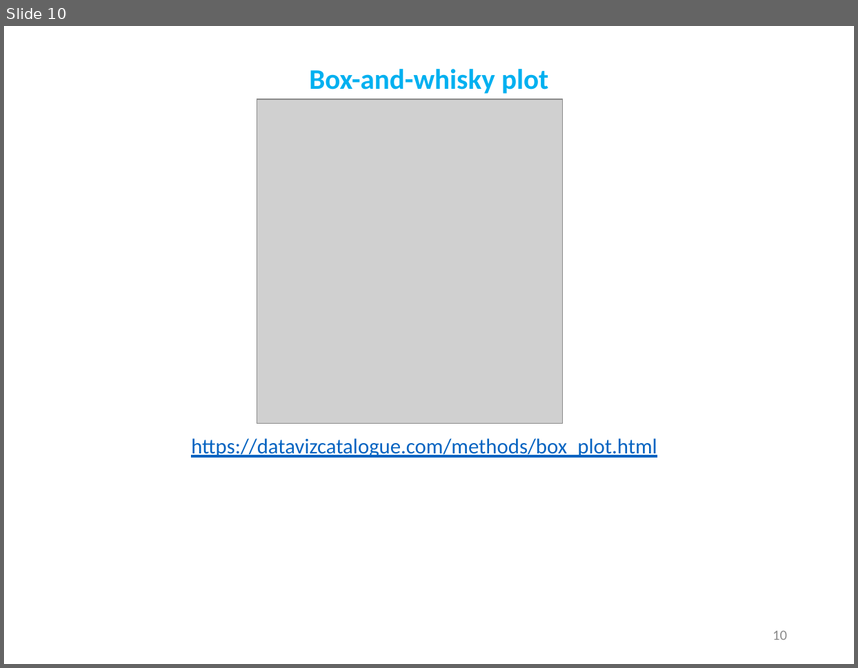
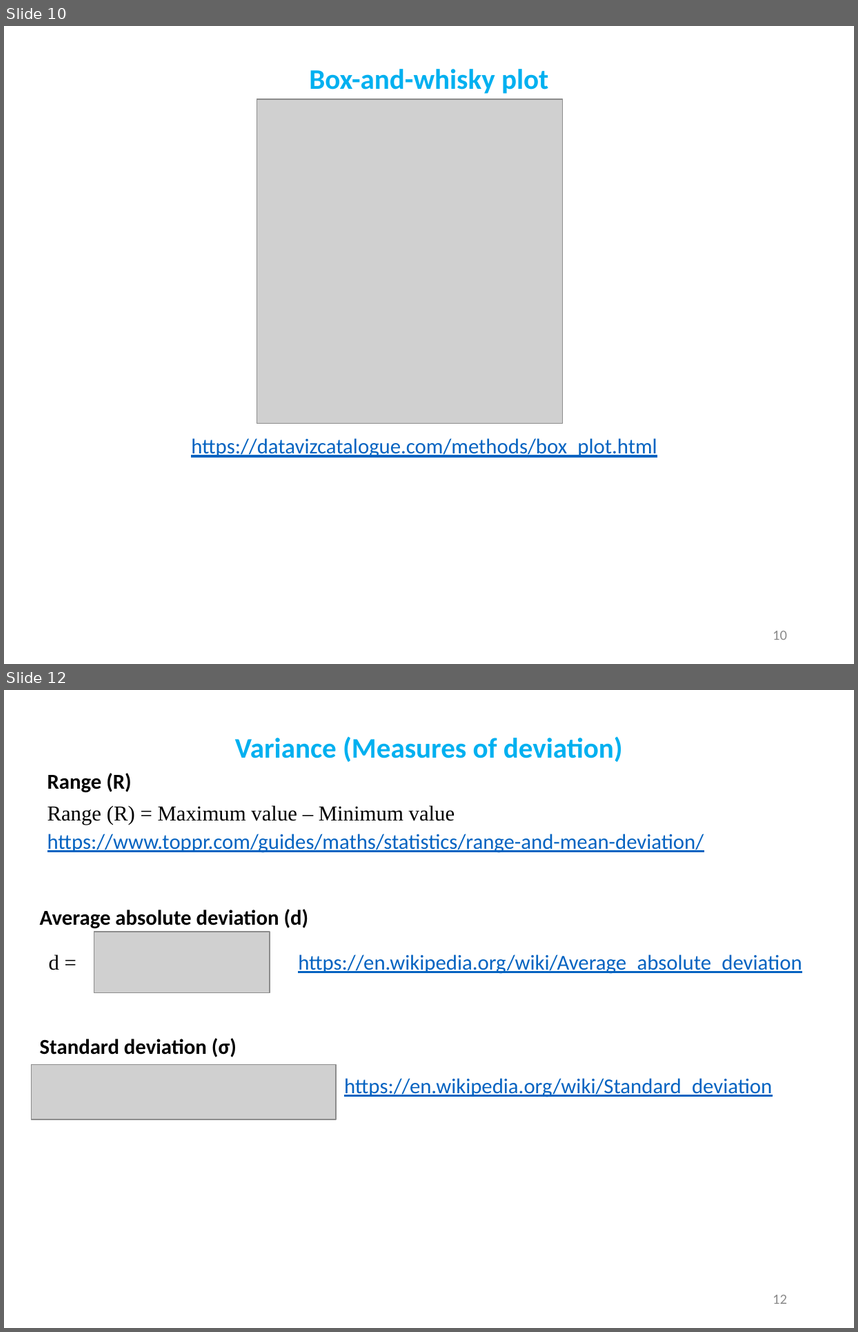
Before and after one commit to demydd/Exploratory-Analysis-, a slide deck: Exploratory_Analysis.pptx. Shown one above the other, each under a label of ours: slide 10 before the commit, slides 10 and 12 after it; the slides between them are not shown. The pictures are 858x668 and 858x1332 pixels, drawn with LibreOffice and Linux fonts; fonts in the diff are those of the drawing; grey boxes stand for pictures. Boxes give left, top, right and bottom in pixels: in the first picture for what was removed or moved away, otherwise in the second. Text is boxed around its words. In the diff, an @@ line names an element or a change of style, - is before the commit and + after.

Commit message:
Grouping and variance are added.

```diff
--- a/Exploratory_Analysis.pptx
+++ b/Exploratory_Analysis.pptx
@@ slide 12 added at (4,690,854,1328), background #FFFFFF @@
@@ title added at (235,736,623,762), 24 pt, text #00B0F0, bold @@
+Variance (Measures of deviation)
@@ text added at (47,773,131,793), 18 pt, text #000000, bold @@
+Range (R)
@@ text added at (47,805,455,825), 18 pt, text #000000 @@
+Range (R) = Maximum value – Minimum value
@@ text added at (47,834,704,853), 18 pt, text #0563C1, underline @@
+https://www.toppr.com/guides/maths/statistics/range-and-mean-deviation/
@@ text added at (40,909,309,929), 18 pt, text #000000, bold @@
+Average absolute deviation (d)
@@ picture added at (94,931,270,993) @@
@@ text added at (49,954,59,970), 18 pt, text #000000 @@
+d =
@@ text added at (298,954,802,974), 18 pt, text #0563C1, underline @@
+https://en.wikipedia.org/wiki/Average_absolute_deviation
@@ text added at (40,1038,237,1057), 18 pt, text #000000, bold @@
+Standard deviation (σ)
@@ picture added at (31,1064,335,1119) @@
@@ text added at (344,1078,772,1097), 18 pt, text #0563C1, underline @@
+https://en.wikipedia.org/wiki/Standard_deviation
@@ page number added at (773,1294,787,1303), 12 pt, text #8C8C8C @@
+12
```
Also in this commit, not shown: 1 slide changed, 2 other slides added, 3 other files.
